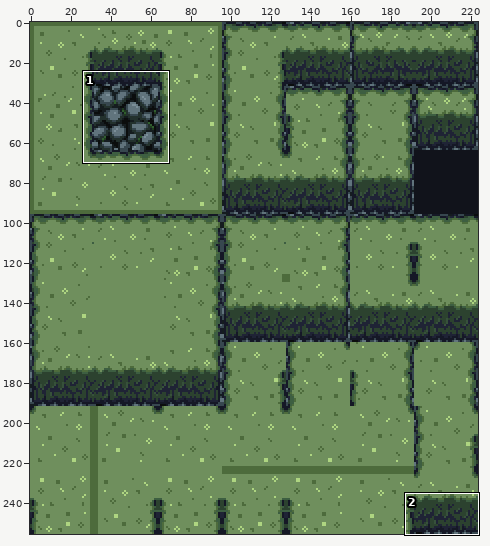
Sprite sheet, stored at assets/tileset.png. Above: a wide view before the commit, with the close-up outlined.
Close-up. Earlier state:
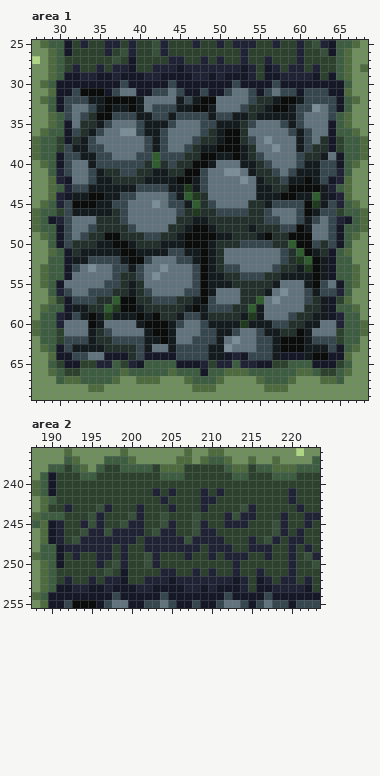
The file is 224x256 pixels. Shown: area 1: x 27..68, y 25..69; area 2: x 188..223, y 236..255. The commit also changed other parts of the picture, which this record leaves out.
Now the later version:
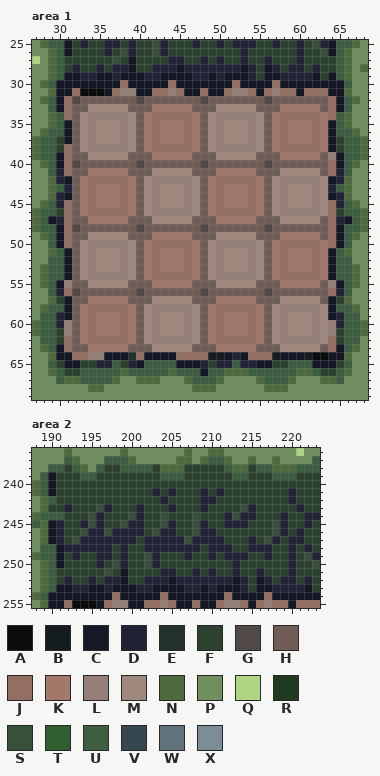
Palette (. is transparent): A #0b0d0d  B #151c1f  C #151826  D #1f2335  E #23312d  F #2c422f  G #514947  H #705d56  J #946e60  K #a17869  L #947f77  M #a1887f  N #4d6b3c  P #6f8f5d  Q #aed581  R #1f3a1e  S #37513b  T #305e2e  U #3d5e41  V #37474f  W #61747d  X #7b8e98
From old to new:
Area 1:
y 30: x 38 V -> J; x 44 V -> J; x 52 V -> J; x 57 V -> J
y 31: x 32 V -> J; x 37..39 VWW -> JLL; x 42..45 VVWV -> JJLJ; x 48 V -> J; x 51..54 VWWV -> JLLJ; x 56..59 VWVV -> JLJJ; x 61..63 VVV -> JJJ
y 32: x 31..64 VVVBBAAAABWWWWBVBAAWWWWVEEBAABVVVV -> JGHHHHHHHGHHHHHHHGHHHHHHHGHHHHHHHJ
y 33: x 31..64 VWWVBABBABWVVVBBAABWWWVEEBAABVVXWV -> JHHMMMMMHHHKKKKKHHHMMMMMHHHKKKKKHJ
y 34: x 31..64 VWVEAAVVVBBVVBVVVVBVVBBEBBBBBVWWWV -> JHMLLLLLMHKJJJJJKHMLLLLLMHKJJJJJKJ
y 35: x 32..63 WEEBVWWWVBBBVWWWVVBBBEVWWWVBVWWW -> HMLMMMLMHKJKKKJKHMLMMMLMHKJKKKJK
y 36: x 32..63 VEBVWWXXVBBVWWWWVEBAAEWWWWWVBVWW -> HMLMMMLMHKJKKKJKHMLMMMLMHKJKKKJK
y 37: x 32..63 EBVWWWWWWVBVWWWVEEBAAEVWXWWWBVWE -> HMLMMMLMHKJKKKJKHMLMMMLMHKJKKKJK
y 38: x 31..63 VBBVVWWWWWVBVWWVEBBAAABEWWXWWBVEE -> JHMLLLLLMHKJJJJJKHMLLLLLMHKJJJJJK
y 39: x 31..64 VVBBVVWWWVVTVVVEEAABBABEVWWWWVEEBW -> JHHMMMMMHHHKKKKKHHHMMMMMHHHKKKKKHL
y 40: x 31..64 VWWBVVVVVVETEVEEAABWWWBBEVWWWVBBVV -> JGHHHHHHHGHHHHHHHGHHHHHHHGHHHHHHHJ
y 41: x 31..64 VWWVBEEVVEEBBEEAAVWWXXWBEEVWVBBBVV -> JHHKKKKKHHHMMMMMHHHKKKKKHHHMMMMMHJ
y 42: x 32..63 WWVBBEEEEBBBBAABVWWWWXWBEEVBBABV -> HKJJJJJKHMLLLLLMHKJJJJJKHMLLLLLM
y 43: x 32..63 VVBBBBBBVVVVBBRBVWWWWWWBBEEAAAAB -> HKJKKKJKHMLMMMLMHKJKKKJKHMLMMMLM
y 44: x 32..63 BBAABBVVWWWWVBTREWWWWWWBBBAABBTB -> HKJKKKJKHMLMMMLMHKJKKKJKHMLMMMLM
y 45: x 31..64 VAAABBVVWWWXWVVBTEVWWWWEEBVVVVARBV -> JHKJKKKJKHMLMMMLMHKJKKKJKHMLMMMLMJ
y 46: x 31..64 VBBBBBEVWWWWWWVEREEVVVVEEVWWWVABVV -> JHKJJJJJKHMLLLLLMHKJJJJJKHMLLLLLMJ
y 47: x 31..64 VWWWEEEVWWWWWWEEBBEEEEEEEVVWWVBVWV -> JHHKKKKKHHHMMMMMHHHKKKKKHHHMMMMMHJ
y 48: x 31..64 VWWVEEEEVWWWWEEBAABEEEEBEEEVVABWWV -> JGHHHHHHHGHHHHHHHGHHHHHHHGHHHHHHHJ
y 49: x 31..64 VWVEEAAEEEVVEEBAAAABBEEEBAEEAAAWWV -> JHHMMMMMHHHKKKKKHHHMMMMMHHHKKKKKHJ
y 50: x 31..64 VEEEBBAABEEEBBBAAABEEEVVVVEETAAVEV -> JHMLLLLLMHKJJJJJKHMLLLLLMHKJJJJJKJ
y 51: x 32..63 EBBBBBAABBBBVVBBABEWWWWWWWVETABE -> HMLMMMLMHKJKKKJKHMLMMMLMHKJKKKJK
y 52: x 32..63 BBVVVVBAAVWWWVVBABEWWWWWWWVERTAB -> HMLMMMLMHKJKKKJKHMLMMMLMHKJKKKJK
y 53: x 32..63 VWXWWVVBVWWXWWWVABEVVWWWWVEEBRAB -> HMLMMMLMHKJKKKJKHMLMMMLMHKJKKKJK
y 54: x 32..63 WWWWWVEEVWXWWWWVABBEEVVVEEBBBBAB -> HMLLLLLMHKJJJJJKHMLLLLLMHKJJJJJK
y 55: x 31..64 WWWWWVVEBEWWWWWWVABBBEEEEEBWWWBAVW -> LHHMMMMMHHHKKKKKHHHMMMMMHHHKKKKKHL
y 56: x 31..64 VWWVVVEEBEVWWWWVVABWWWEEEBWXWWVBVV -> JGHHHHHHHGHHHHHHHGHHHHHHHGHHHHHHHJ
y 57: x 32..63 VVVEETAAEEVVVEEBAVWWWEETWXWWWVEB -> HHKKKKKHHHMMMMMHHHKKKKKHHHMMMMMH
y 58: x 32..63 BBEETRAABEEEEEBABVVVEETBWWWWWEEB -> HKJJJJJKHMLLLLLMHKJJJJJKHMLLLLLM
y 59: x 32..63 VBABRBBBABAEEBVVBEEEEBRBWWWVEEBB -> HKJKKKJKHMLMMMLMHKJKKKJKHMLMMMLM
y 60: x 31..64 WWWABWWWWBAAABVWWVBBBBRBBBVVEEBBWW -> LHKJKKKJKHMLMMMLMHKJKKKJKHMLMMMLML
y 61: x 31..64 WWWBEVWWWWBAABWWWVVBBVWWVBBEEABWWW -> LHKJKKKJKHMLMMMLMHKJKKKJKHMLMMMLML
y 62: x 31..64 VVVBEEVVVVBBABWWVVVBWXWWVVBAAABVVV -> JHKJJJJJKHMLLLLLMHKJJJJJKHMLLLLLMJ
y 63: x 31..64 VBBBBEEEEVBWWBVVVVBBXWWWVVBAAABBBV -> JHHKKKKKHHHMMMMMHHHKKKKKHHHMMMMMHJ
y 64: x 32..35 VVWW -> JJLL; x 40 V -> J; x 45..48 VVVV -> JJJJ; x 54..56 VVV -> JJJ
Area 2:
y 254: x 198 V -> J; x 204 V -> J; x 212 V -> J; x 217 V -> J
y 255: x 192 V -> J; x 197..199 VWW -> JLL; x 202..205 VVWV -> JJLJ; x 208 V -> J; x 211..214 VWWV -> JLLJ; x 216..219 VWVV -> JLJJ; x 221..223 VVV -> JJJ
Changed places in both close-ups, as pixel boxes (x1, y1, x2, y2):
changed: (64, 80, 336, 360)
changed: (104, 592, 320, 608)
changed: (64, 600, 72, 608)
